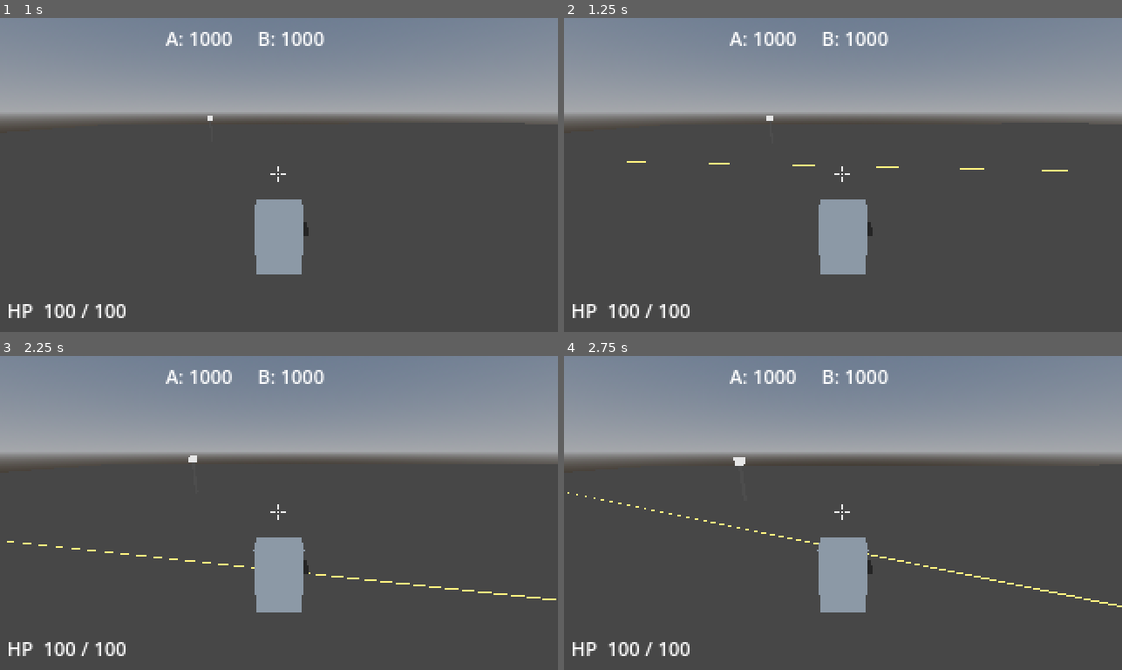
Above: before the commit, frames 1-4 (two rows, left to right).
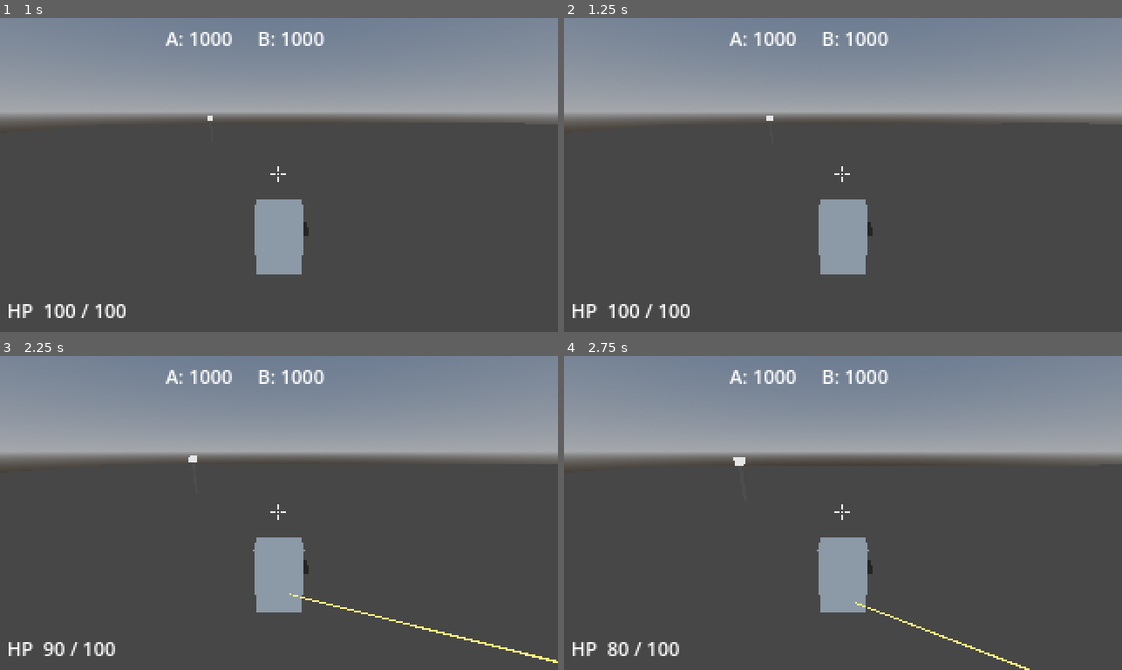
Above: after the commit, the same moments.

Repository: jonathandaley/Hardpoint
Game: Godot game, scene res://scenes/arena/Arena.tscn
The game is run twice, just before and just after one commit, with the same random seed, the same clock (stepped at 60 frames per second) and the same inputs.
Inputs (mouse positions are in pixels of both pictures, inside the frame that each line leads up to):
- Up to frame 1 (1 s): tap Enter (ui_accept) at 0.5, 0.77 s; move the mouse to (306, 175) at 0.52 s; press the mouse at (306, 175) at 0.53 s; hold W (move_forward) from 0.53 s (still down)
- Up to frame 2 (1.25 s): keep holding W (move_forward)
- Up to frame 3 (2.25 s): keep holding W (move_forward); move the mouse to (251, 513) at 1.27 s; release the mouse at (251, 513) at 1.28 s; right-click (251, 513) at 1.35 s; tap Enter (ui_accept) at 1.52, 2 s; move the mouse to (290, 506) at 2.02 s; press the mouse at (290, 506) at 2.03 s
- Up to frame 4 (2.75 s): keep holding W (move_forward)

Frame 1 is identical in both runs. In frame 2, 0.1% of the frame differs, in the area x 11-91%, y 45-49%; in frame 3, 0.9%, in the area x 1-100%, y 58-98%; in frame 4, 0.8%.

Commit message:
Bot AI: navigate to and capture beacons
Picks best uncaptured beacon (neutral preferred over enemy, weighted
by proximity). Walks directly toward it and holds position inside the
capture zone. Reverts to circle-strafe when all beacons are owned.
Continues tracking and shooting the player throughout.

Co-Authored-By: Claude Sonnet 4.6 <noreply@anthropic.com>

Diff:
--- a/scripts/AIInputSource.gd
+++ b/scripts/AIInputSource.gd
@@ -10,6 +10,7 @@
 const BURST_PAUSE   := 0.6   # seconds of pause between bursts
 
 var _target: Node3D = null
+var _beacons: Array = []
 var _look_delta: Vector2 = Vector2.ZERO
 var _move_dir: Vector2 = Vector2.ZERO
 var _firing: bool = false
@@ -21,13 +22,31 @@
 var _jitter_timer: float = 0.0
 
 func _ready() -> void:
-	call_deferred("_find_target")
+	call_deferred("_find_targets")
 
-func _find_target() -> void:
+func _find_targets() -> void:
 	for mech in get_tree().get_nodes_in_group("mechs"):
 		if mech.get("team") == 0:
 			_target = mech
 			break
+	_beacons = get_tree().get_nodes_in_group("beacons")
+
+func _pick_target_beacon(bot_mech: Node3D) -> Node:
+	var best: Node = null
+	var best_score := -INF
+	for b in _beacons:
+		if not is_instance_valid(b):
+			continue
+		var owner: int = b.get("owner_team") if b.get("owner_team") != null else -1
+		if owner == 1:   # already ours — skip
+			continue
+		var priority: float = 10.0 if owner == -1 else 5.0   # neutral > enemy
+		var dist: float = bot_mech.global_position.distance_to(b.global_position)
+		var score: float = priority - dist * 0.05
+		if score > best_score:
+			best_score = score
+			best = b
+	return best
 
 func _process(delta: float) -> void:
 	var bot_mech: Node3D = get_parent().get("pawn")
@@ -64,18 +83,33 @@
 		var turn_v: float        = clamp(pitch_diff, -TURN_SPEED * delta, TURN_SPEED * delta)
 		_look_delta.y = -turn_v / sens
 
-	# Movement — advance, circle-strafe in range, retreat if too close
-	_strafe_timer -= delta
-	if _strafe_timer <= 0.0:
-		_strafe_timer = randf_range(1.5, 3.0)
-		_strafe_sign  = 1.0 if randf() > 0.5 else -1.0
+	# Movement — navigate to uncaptured beacon when one exists, else fight
+	var beacon := _pick_target_beacon(bot_mech)
+	if beacon != null:
+		var to_beacon: Vector3 = beacon.global_position - bot_mech.global_position
+		to_beacon.y = 0.0
+		var beacon_dist: float = to_beacon.length()
+		if beacon_dist > 3.0:
+			# Walk toward beacon in mech-local space
+			var fwd   := -bot_mech.global_transform.basis.z
+			var right := bot_mech.global_transform.basis.x
+			to_beacon = to_beacon / beacon_dist
+			_move_dir = Vector2(to_beacon.dot(right), -to_beacon.dot(fwd)).normalized()
+		else:
+			_move_dir = Vector2.ZERO   # standing on beacon — hold and cap
+	else:
+		# All beacons owned — circle-strafe and fight
+		_strafe_timer -= delta
+		if _strafe_timer <= 0.0:
+			_strafe_timer = randf_range(1.5, 3.0)
+			_strafe_sign  = 1.0 if randf() > 0.5 else -1.0
 
-	if dist > ENGAGE_DIST:
-		_move_dir = Vector2(0.0, -1.0)
-	elif dist < RETREAT_DIST:
-		_move_dir = Vector2(0.0, 1.0)
-	else:
-		_move_dir = Vector2(_strafe_sign, -0.3).normalized()
+		if dist > ENGAGE_DIST:
+			_move_dir = Vector2(0.0, -1.0)
+		elif dist < RETREAT_DIST:
+			_move_dir = Vector2(0.0, 1.0)
+		else:
+			_move_dir = Vector2(_strafe_sign, -0.3).normalized()
 
 	# Aim jitter — slow random drift that makes the bot miss occasionally
 	_jitter_timer -= delta
